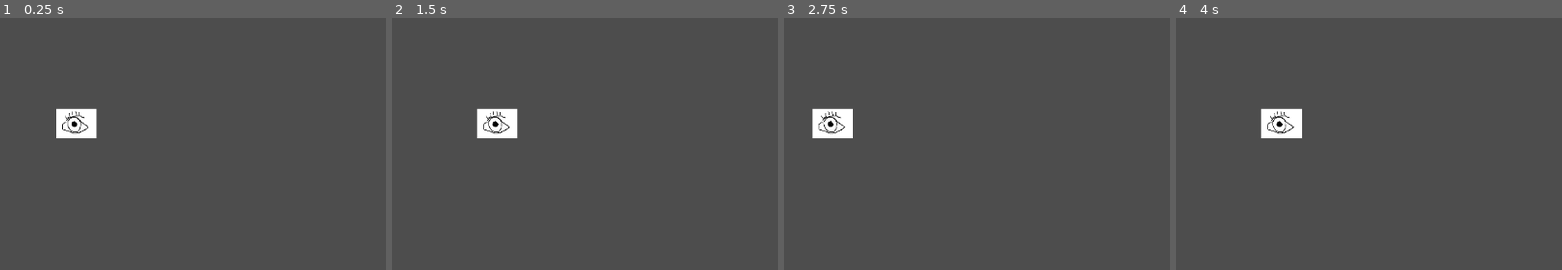
Above: before the commit, frames 1-4 (left to right).
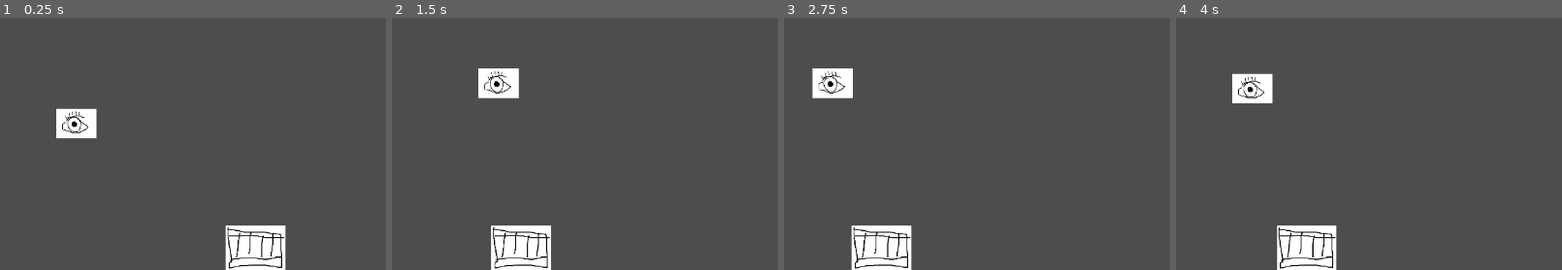
Above: after the commit, the same moments.

Repository: Vincentvibe3/McGameJam-2025
Game: Godot game, scene res://Scenes/corridor.tscn
Two runs of this game, one before a commit and one after it. Both use one fixed random seed, a clock stepped at 60 frames per second and the inputs below.
Inputs:
- Up to frame 1 (0.25 s): no input
- Up to frame 2 (1.5 s): tap Enter at 0.5 s; hold Right (move_right) from 0.53 s (still down); tap Shift (sprint) at 0.6, 1.35 s; tap Space (jump) at 0.77 s
- Up to frame 3 (2.75 s): tap Space (jump) at 1.52 s; release Right (move_right) at 2.03 s; hold A (move_left) from 2.03 s (still down); tap Shift (sprint) at 2.1 s
- Up to frame 4 (4 s): release A (move_left) at 2.78 s; hold Right (move_right) from 2.78 s (still down); tap Shift (sprint) at 2.85, 3.6 s; tap Space (jump) at 3.02, 3.77 s

The runs differ from the first frame. In frame 1, 2.7% of the frame differs, in the area x 58-75%, y 82-100%; in frame 2, 5.1%; in frame 3, 5.1%; in frame 4, 5.1%, in the area x 14-42%, y 21-100%.
Error after the commit: Parse Error: Expected ":" after "if" condition. (res://Scripts/moveable_box.gd:13)

Commit message:
startedworkingonbox

Diff:
--- a/Scenes/corridor.tscn
+++ b/Scenes/corridor.tscn
@@ -1,13 +1,14 @@
-[gd_scene load_steps=3 format=3 uid="uid://brafu80c2vuoa"]
+[gd_scene load_steps=4 format=3 uid="uid://brafu80c2vuoa"]
 
 [ext_resource type="PackedScene" uid="uid://7t4we2jtyqiq" path="res://Scenes/main_character.tscn" id="1_war38"]
+[ext_resource type="PackedScene" uid="uid://cehd56sc07rd6" path="res://Scenes/moveable_box.tscn" id="2_g4s0v"]
 
 [sub_resource type="WorldBoundaryShape2D" id="WorldBoundaryShape2D_rypva"]
 
 [node name="Corridor" type="Node2D"]
 
 [node name="MainCharacter" parent="." instance=ExtResource("1_war38")]
-position = Vector2(-75, -317)
+position = Vector2(-71, -319)
 
 [node name="Camera2D" type="Camera2D" parent="MainCharacter"]
 position = Vector2(89, 59)
@@ -19,3 +20,6 @@
 
 [node name="CollisionShape2D" type="CollisionShape2D" parent="StaticBody2D"]
 shape = SubResource("WorldBoundaryShape2D_rypva")
+
+[node name="Moveable_box" parent="." instance=ExtResource("2_g4s0v")]
+position = Vector2(325, -82)
--- /dev/null
+++ b/Scenes/moveable_box.tscn
@@ -0,0 +1,19 @@
+[gd_scene load_steps=4 format=3 uid="uid://cehd56sc07rd6"]
+
+[ext_resource type="Script" path="res://Scripts/moveable_box.gd" id="1_cqhdh"]
+[ext_resource type="Texture2D" uid="uid://ca3jud8dv3ms3" path="res://Sprites/temp_box.png" id="1_nyeho"]
+
+[sub_resource type="RectangleShape2D" id="RectangleShape2D_r2xh1"]
+size = Vector2(104, 76)
+
+[node name="Moveable_box" type="RigidBody2D"]
+script = ExtResource("1_cqhdh")
+
+[node name="CollisionShape2D" type="CollisionShape2D" parent="."]
+position = Vector2(42, 36)
+shape = SubResource("RectangleShape2D_r2xh1")
+
+[node name="Sprite2D" type="Sprite2D" parent="."]
+position = Vector2(38, 33.25)
+scale = Vector2(0.612022, 0.559603)
+texture = ExtResource("1_nyeho")
--- a/Scripts/main_character.gd
+++ b/Scripts/main_character.gd
@@ -5,7 +5,7 @@
 const JUMP_VELOCITY = -400.0
 const sprint_multiplier = 2
 
-var Leg_enabled = 0
+var Leg_enabled = 1
 @onready var legs: AnimatedSprite2D = $Legs
 
 
--- /dev/null
+++ b/Scripts/moveable_box.gd
@@ -0,0 +1,13 @@
+extends RigidBody2D
+@onready var main_character: CharacterBody2D = $"."
+
+
+# Called when the node enters the scene tree for the first time.
+func _ready() -> void:
+	pass # Replace with function body.
+
+
+# Called every frame. 'delta' is the elapsed time since the previous frame.
+func _process(delta: float) -> void:
+	#enabling pushing
+	if main_character.position < position and main_character
--- a/project.godot
+++ b/project.godot
@@ -18,6 +18,7 @@
 [dotnet]
 
 project/assembly_name="McgameJam-2025"
+
 [input]
 
 jump={
Binary file added: Sprites/temp_box.png
Not shown, added: Sprites/temp_box.png.import
